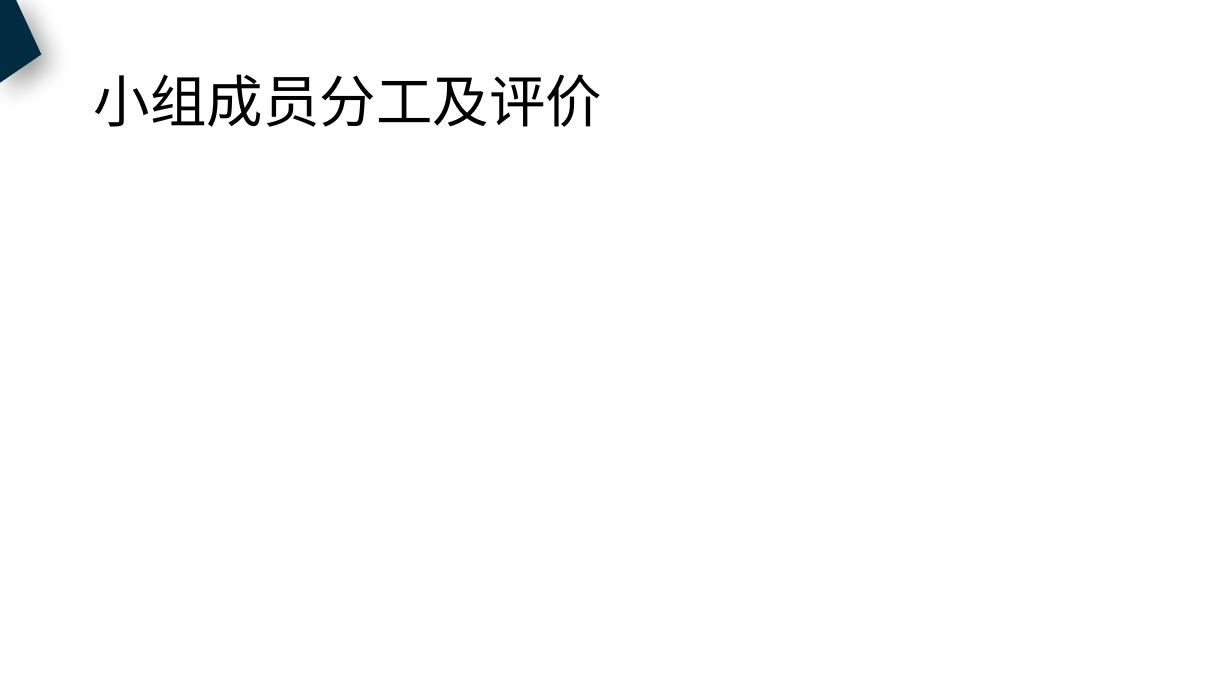
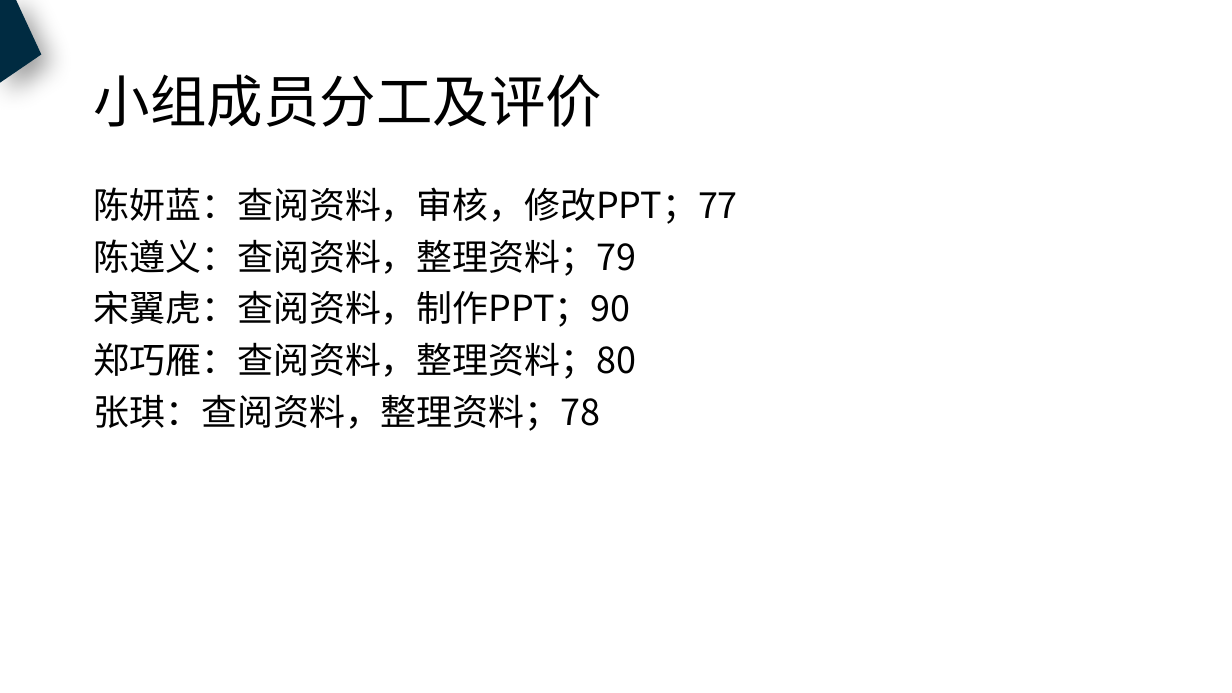
Before and after one commit to PRD2018-G18/PRD2018, a slide deck: slide 62 of 非受控文档/过程文档/UML/UML基础4/UML基础4.pptx. Drawn at 1232x693 pixels with LibreOffice and Linux fonts; fonts in the diff are those of the drawing. Boxes give left, top, right and bottom in pixels: in the first picture for what was removed or moved away, otherwise in the second. Text is boxed around its words. In the diff, an @@ line names an element or a change of style, - is before the commit and + after.

Commit message:
审核UML4PPT，更改需求可行性评分表

```diff
--- a/非受控文档/过程文档/UML/UML基础4/UML基础4.pptx
+++ b/非受控文档/过程文档/UML/UML基础4/UML基础4.pptx
@@ text added at [94, 187, 738, 431], 28 pt, text #000000 @@
+陈妍蓝：查阅资料，审核，修改PPT；77
+陈遵义：查阅资料，整理资料；79
+宋翼虎：查阅资料，制作PPT；90
+郑巧雁：查阅资料，整理资料；80
+张琪：查阅资料，整理资料；78
```
Also in this commit, not shown: 6 other slides changed, 3 other files.
